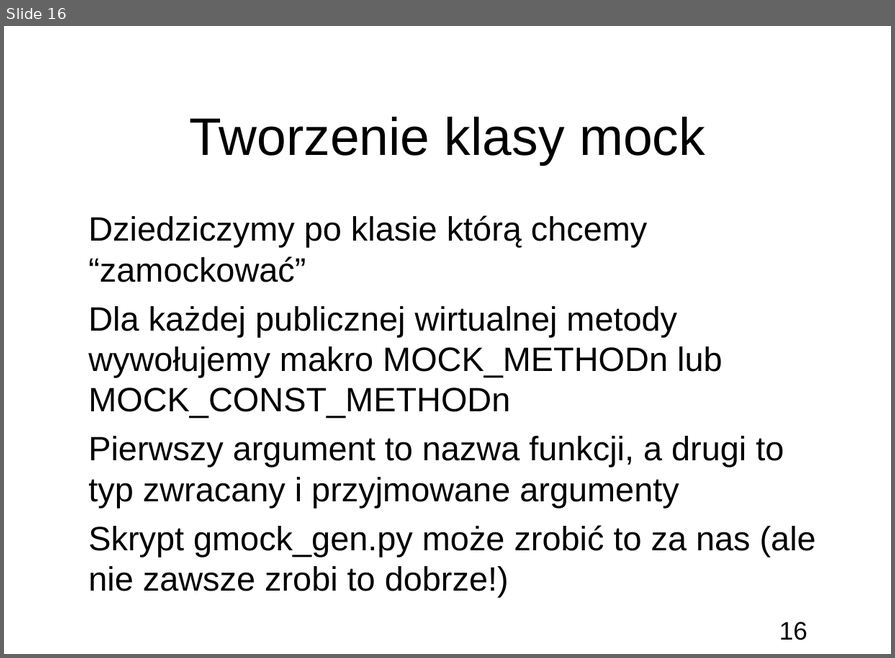
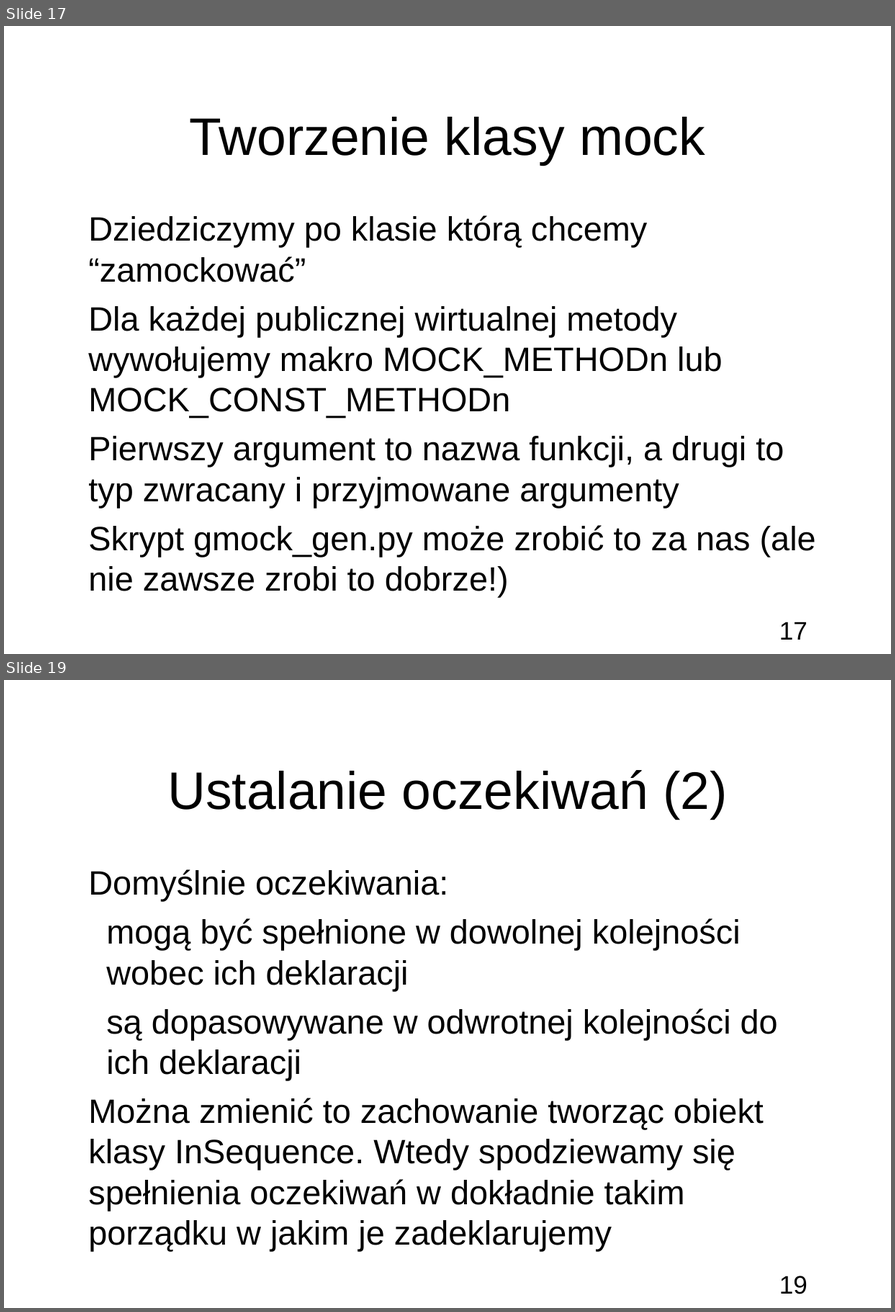
Before and after one commit to bercik/apt_seminar, a slide deck: prezentacja.odp. Shown one above the other, each under a label of ours: slide 16 before the commit, slides 17 and 19 after it; the slides between them are not shown. The pictures are 895x658 and 895x1312 pixels, drawn with LibreOffice and Linux fonts; fonts in the diff are those of the drawing; background and template pictures are left out. Boxes give left, top, right and bottom in pixels: in the first picture for what was removed or moved away, otherwise in the second. Text is boxed around its words. In the diff, an @@ line names an element or a change of style, - is before the commit and + after.

```diff
--- a/prezentacja.odp
+++ b/prezentacja.odp
@@ slide 19 added at <box>4,680,891,1308</box>, background picture (left out); not listed: 1 template element that a slide beside it also shows @@
@@ title added at <box>167,770,728,819</box>, 50 pt, text #000000 @@
+Ustalanie oczekiwań (2)
@@ subtitle added at <box>88,869,778,1251</box>, 32 pt, text #000000 @@
+● Domyślnie oczekiwania:
+  ● mogą być spełnione w dowolnej kolejności wobec ich deklaracji
+  ● są dopasowywane w odwrotnej kolejności do ich deklaracji
+● Można zmienić to zachowanie tworząc obiekt klasy InSequence. Wtedy spodziewamy się spełnienia oczekiwań w dokładnie takim porządku w jakim je zadeklarujemy
@@ what was slide 16 is now slide 17 @@
@@ page number at <box>779,621,808,639</box>: text changed @@
-16
+17
```
Also in this commit, not shown: 2 other slides added, 2 other files.
